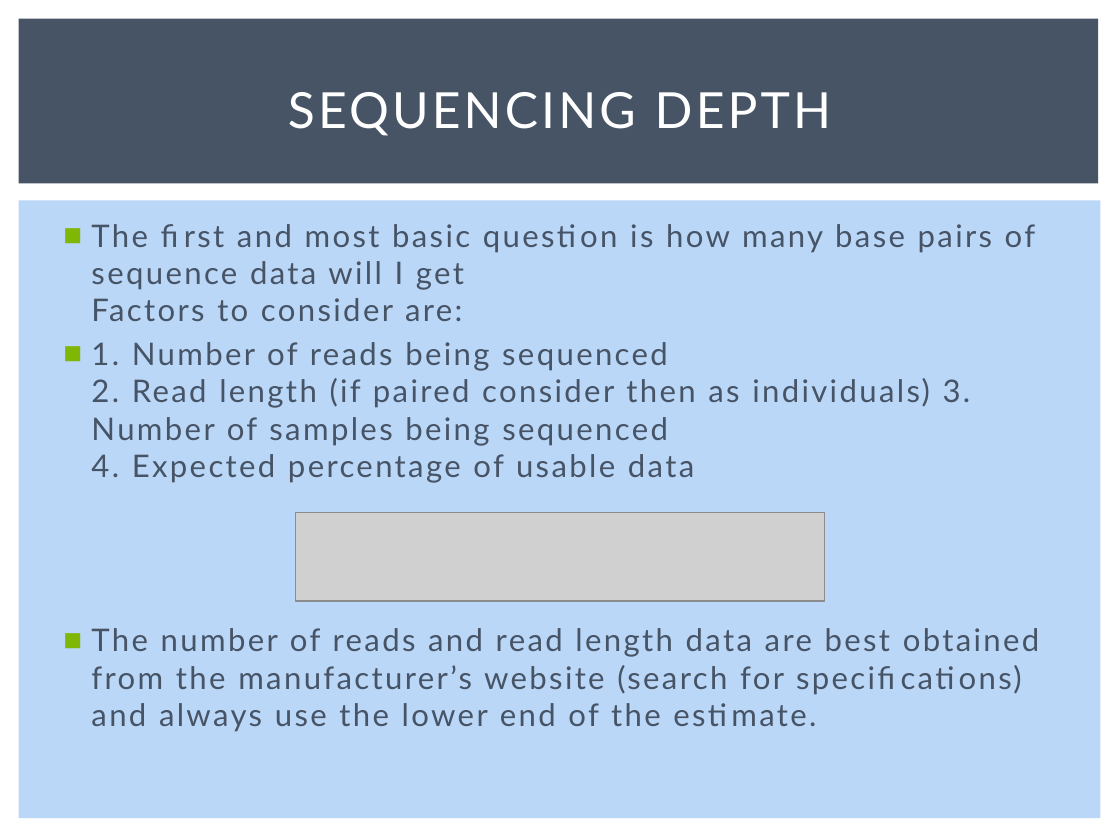
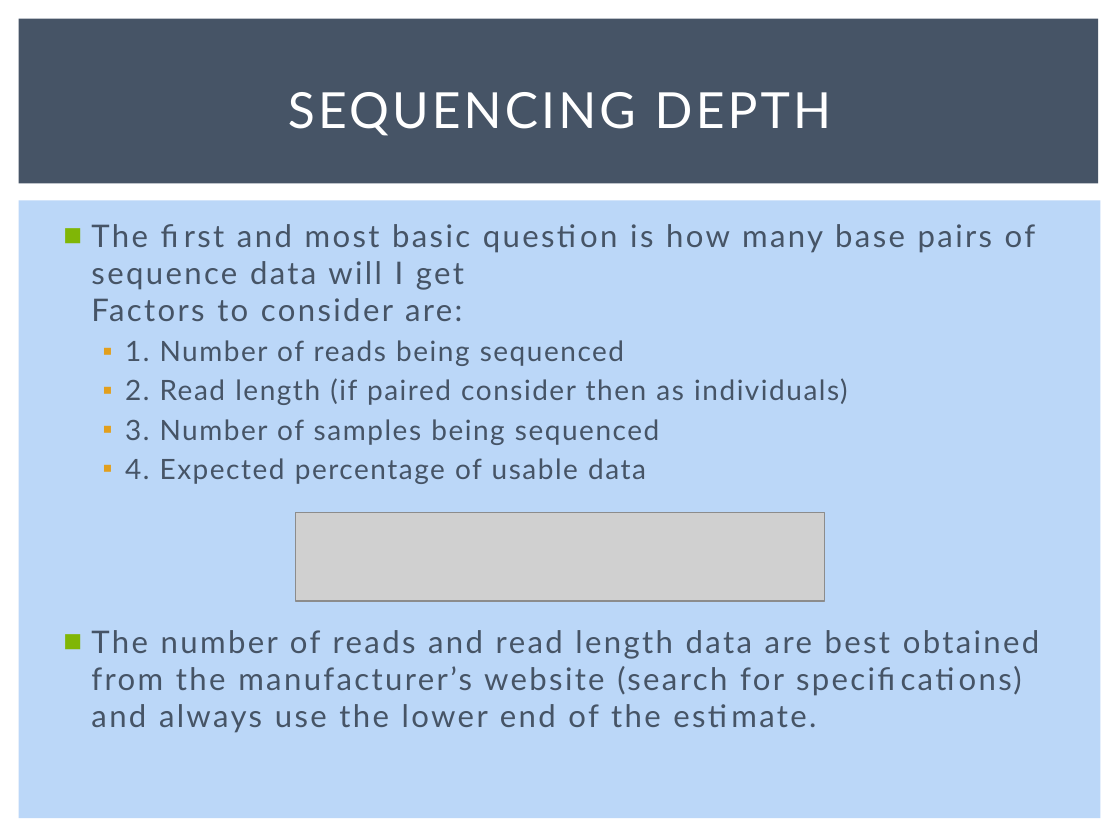
Before and after one commit to msettles/Workshop_RNAseq, a slide deck: slide 23 of powerpoints/RNA-seq-Piracicaba2015.pptx. Drawn at 1120x840 pixels with LibreOffice and Linux fonts; fonts in the diff are those of the drawing; grey boxes stand for pictures. Boxes give left, top, right and bottom in pixels: in the first picture for what was removed or moved away, otherwise in the second. Text is boxed around its words. In the diff, an @@ line names an element or a change of style, - is before the commit and + after.

```diff
--- a/powerpoints/RNA-seq-Piracicaba2015.pptx
+++ b/powerpoints/RNA-seq-Piracicaba2015.pptx
@@ text at [125,340,847,484]: text changed; size 20 to 18 pt @@
-■ 1. Number of reads being sequenced
-  2. Read length (if paired consider then as individuals) 3. Number of samples being sequenced
-  4. Expected percentage of usable data
+  ▪ 1. Number of reads being sequenced
+  ▪ 2. Read length (if paired consider then as individuals)
+  ▪ 3. Number of samples being sequenced
+  ▪ 4. Expected percentage of usable data
```
Also in this commit, not shown: 6 other slides changed, 22 slides added, 8 other files.
